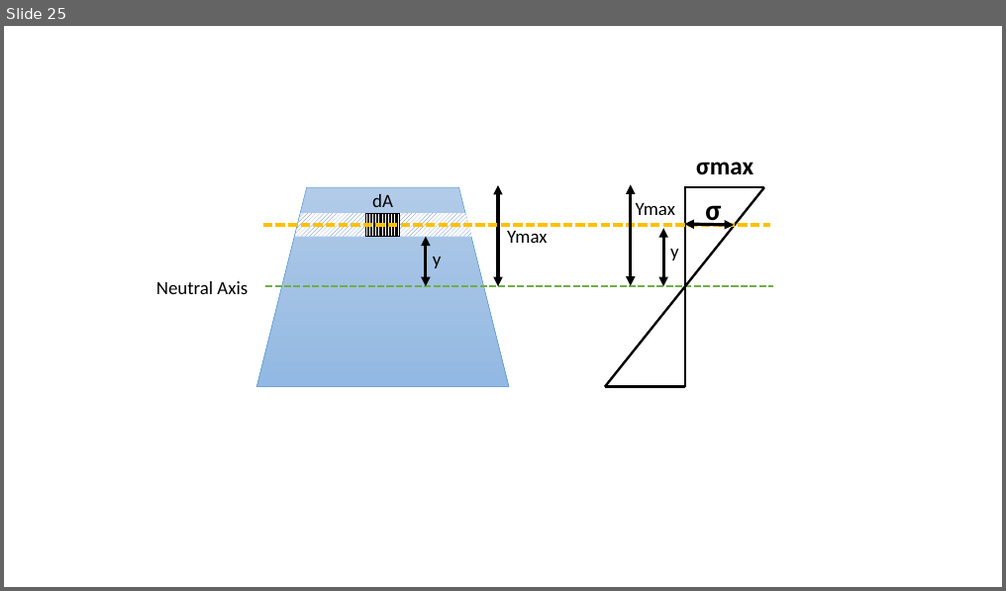
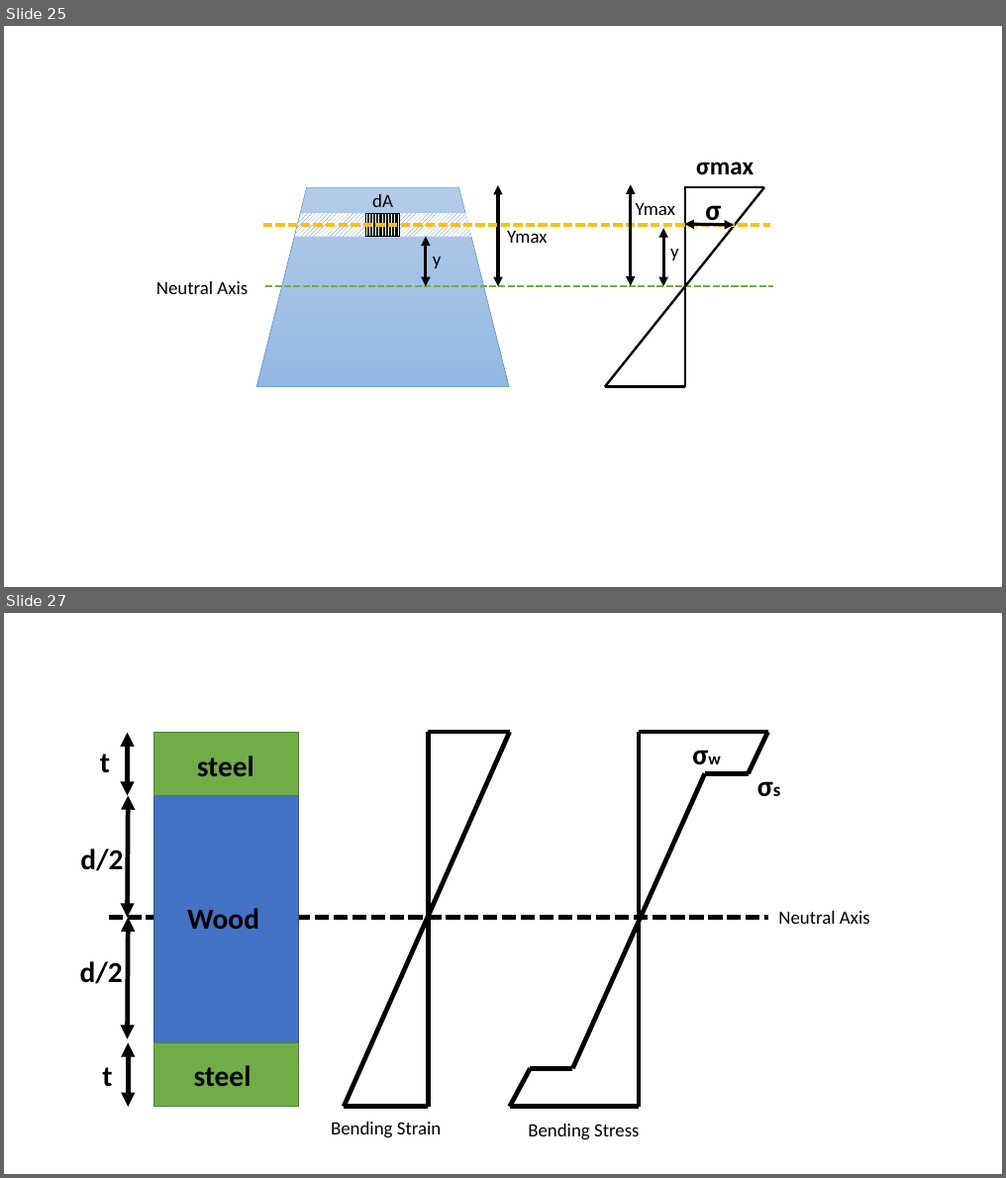
Before and after one commit to Kulasekaran-148/LATEX-Shortnotes-GATE, a slide deck: STRENGTH OF MATERIALS SHORTNOTES/SOM Revision.pptx. Shown one above the other, each under a label of ours: slide 25 before the commit, slides 25 and 27 after it; the slides between them are not shown. The pictures are 1006x591 and 1006x1178 pixels, drawn with LibreOffice and Linux fonts; fonts in the diff are those of the drawing. Boxes give left, top, right and bottom in pixels: in the first picture for what was removed or moved away, otherwise in the second. Text is boxed around its words. In the diff, an @@ line names an element or a change of style, - is before the commit and + after.

```diff
--- a/STRENGTH OF MATERIALS SHORTNOTES/SOM Revision.pptx
+++ b/STRENGTH OF MATERIALS SHORTNOTES/SOM Revision.pptx
@@ slide 27 added at (4, 613, 1002, 1174), background #FFFFFF @@
@@ text added at (100, 754, 110, 773), 28 pt, text #000000, bold @@
+t
@@ double arrow added from (128, 796) to (128, 733), #000000 4.5 pt @@
@@ rectangle added at (153, 732, 299, 796), fill #70AD47, outline #538035 1 pt @@
@@ text added at (197, 756, 254, 776), 28 pt, text #000000, bold @@
+steel
@@ line added from (509, 732) to (344, 1107), #000000 4.5 pt @@
@@ line added from (429, 732) to (429, 1107), #000000 4.5 pt @@
@@ line added from (429, 732) to (509, 732), #000000 4.5 pt @@
@@ line added from (639, 732) to (639, 1107), #000000 4.5 pt @@
@@ line added from (639, 732) to (768, 732), #000000 4.5 pt @@
@@ text added at (680, 733, 734, 775), 28 pt, text #000000, bold @@
+σw
@@ line added from (768, 732) to (748, 774), #000000 4.5 pt @@
@@ line added from (705, 774) to (573, 1069), #000000 4.5 pt @@
@@ line added from (705, 774) to (748, 774), #000000 4.5 pt @@
@@ text added at (747, 763, 791, 806), 28 pt, text #000000, bold @@
+σs
@@ double arrow added from (128, 918) to (129, 796), #000000 4.5 pt @@
@@ rectangle added at (153, 796, 299, 1043), fill #4472C4, outline #325491 1 pt @@
@@ text added at (80, 849, 123, 871), 28 pt, text #000000, bold @@
+d/2
@@ text added at (187, 908, 259, 929), 28 pt, text #000000, bold @@
+Wood
@@ line added from (109, 918) to (768, 918), #000000 4.5 pt dashed @@
@@ double arrow added from (128, 1040) to (129, 918), #000000 4.5 pt @@
@@ text added at (778, 911, 870, 924), 18 pt, text #000000 @@
+Neutral Axis
@@ text added at (80, 961, 123, 984), 28 pt, text #000000, bold @@
+d/2
@@ double arrow added from (129, 1107) to (129, 1044), #000000 4.5 pt @@
@@ rectangle added at (153, 1044, 299, 1107), fill #70AD47, outline #538035 1 pt @@
@@ text added at (102, 1067, 112, 1087), 28 pt, text #000000, bold @@
+t
@@ text added at (194, 1065, 252, 1086), 28 pt, text #000000, bold @@
+steel
@@ line added from (509, 1107) to (531, 1069), #000000 4.5 pt @@
@@ line added from (573, 1069) to (531, 1069), #000000 4.5 pt @@
@@ line added from (344, 1107) to (429, 1107), #000000 4.5 pt @@
@@ line added from (509, 1107) to (639, 1107), #000000 4.5 pt @@
@@ text added at (331, 1122, 442, 1139), 18 pt, text #000000 @@
+Bending Strain
@@ text added at (528, 1124, 639, 1141), 18 pt, text #000000 @@
+Bending Stress
```
Also in this commit, not shown: 3 other slides added, 6 other files.
